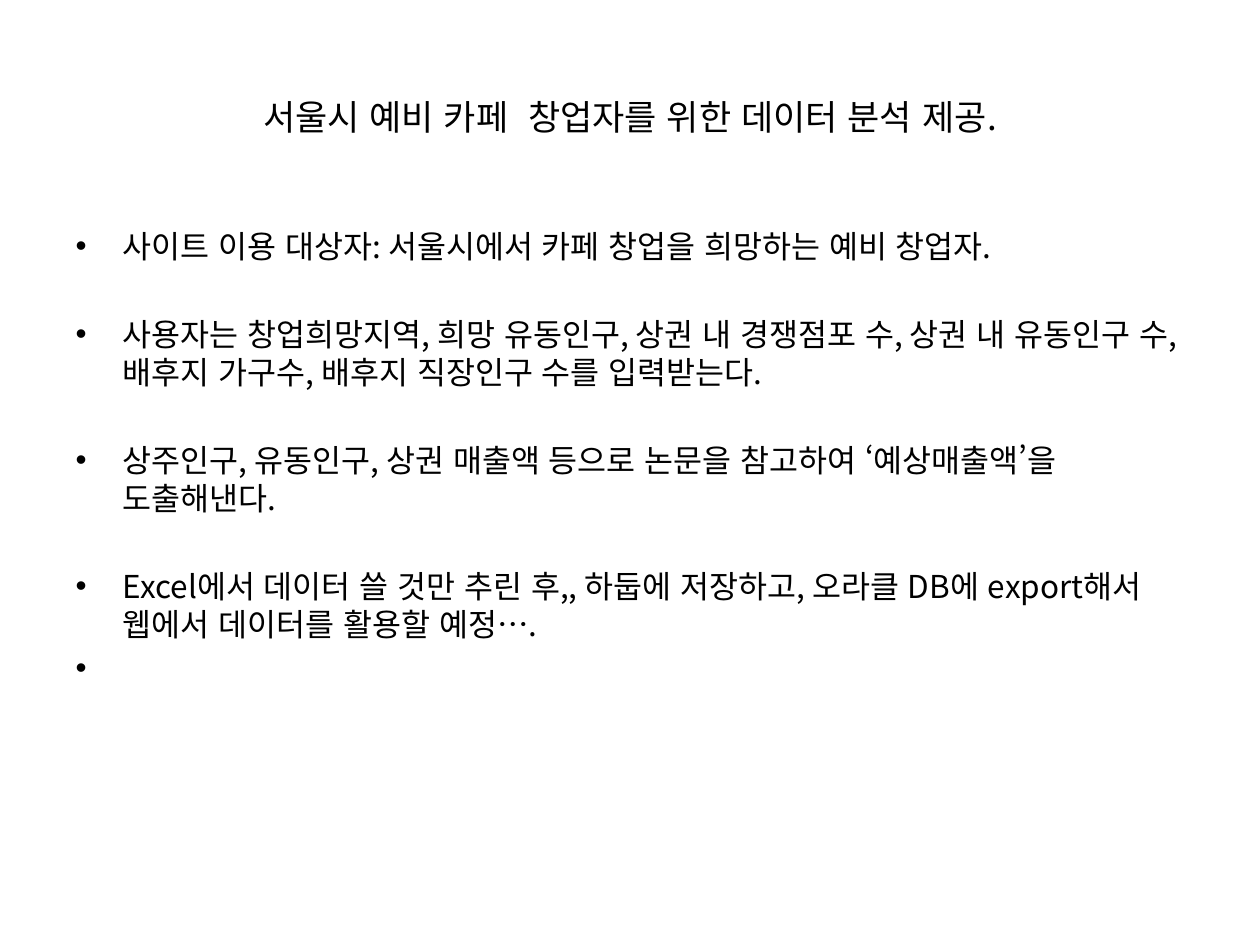
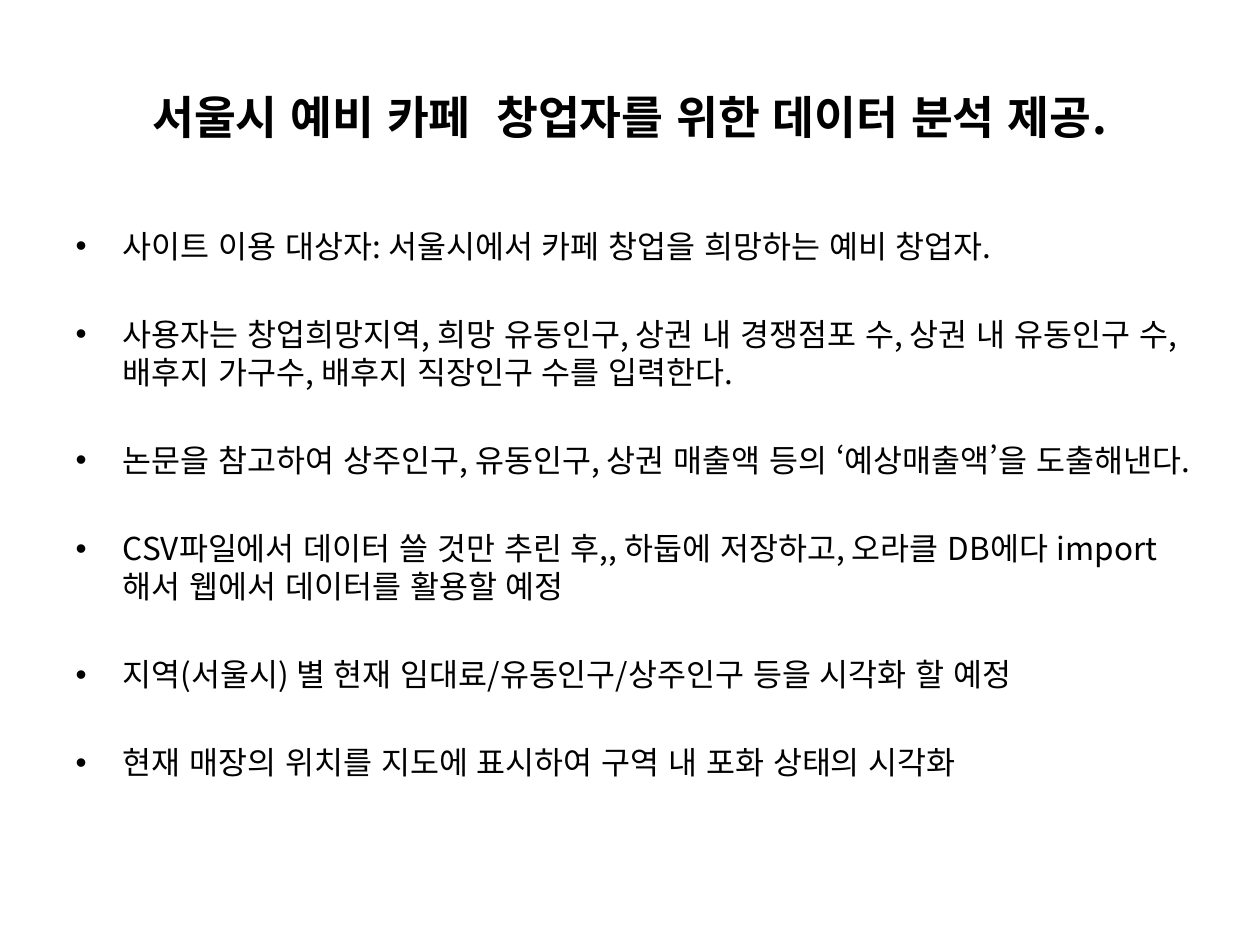
Before and after one commit to statKim/2018_Multicampus_Project, a slide deck: slide 2 of 피와땀.pptx. Drawn at 1260x945 pixels with LibreOffice and Linux fonts; fonts in the diff are those of the drawing. Boxes give left, top, right and bottom in pixels: in the first picture for what was removed or moved away, otherwise in the second. Text is boxed around its words. In the diff, an @@ line names an element or a change of style, - is before the commit and + after.

```diff
--- a/피와땀.pptx
+++ b/피와땀.pptx
@@ title "서울시 예비 카페 창업자를 위한 ..." at bbox=[152, 95, 1108, 138]: size 20 to 26 pt, bold on @@
@@ text at bbox=[123, 319, 1190, 777]: text changed @@
-• 사용자는 창업희망지역, 희망 유동인구, 상권 내 경쟁점포 수, 상권 내 유동인구 수, 배후지 가구수, 배후지 직장인구 수를 입력받는다.
-• 상주인구, 유동인구, 상권 매출액 등으로 논문을 참고하여 ‘예상매출액’을 도출해낸다.
-• Excel에서 데이터 쓸 것만 추린 후,, 하둡에 저장하고, 오라클 DB에 export해서 웹에서 데이터를 활용할 예정….
+• 사용자는 창업희망지역, 희망 유동인구, 상권 내 경쟁점포 수, 상권 내 유동인구 수, 배후지 가구수, 배후지 직장인구 수를 입력한다.
+• 논문을 참고하여 상주인구, 유동인구, 상권 매출액 등의 ‘예상매출액’을 도출해낸다.
+• CSV파일에서 데이터 쓸 것만 추린 후,, 하둡에 저장하고, 오라클 DB에다 import해서 웹에서 데이터를 활용할 예정
+• 지역(서울시) 별 현재 임대료/유동인구/상주인구 등을 시각화 할 예정
+• 현재 매장의 위치를 지도에 표시하여 구역 내 포화 상태의 시각화
```
Also in this commit, not shown: 1 other slide changed.
